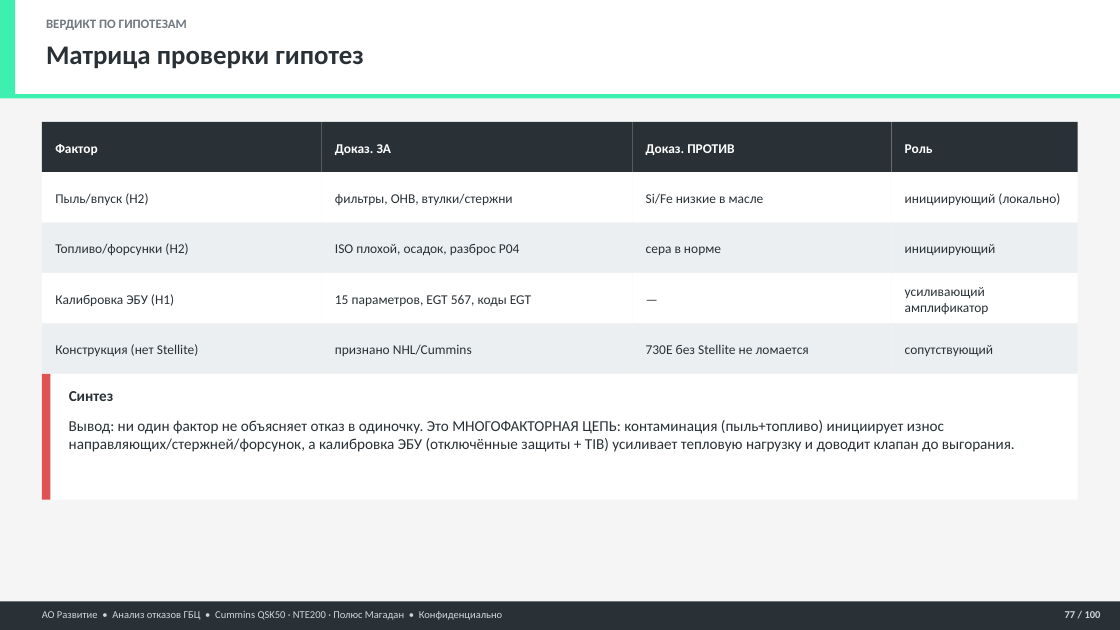
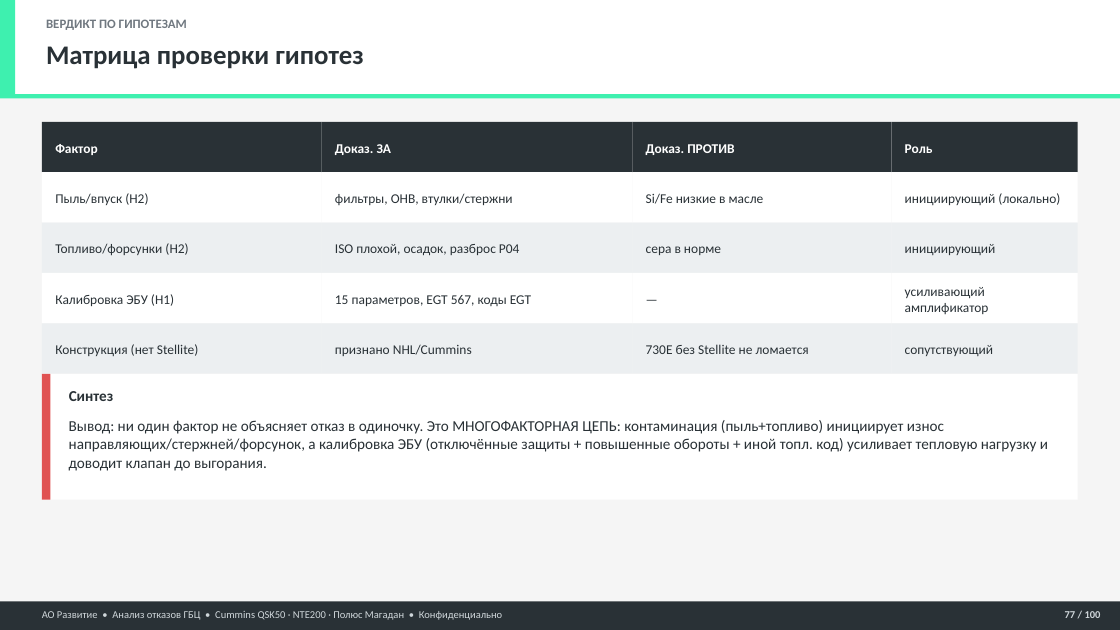
Before and after one commit to victorekuznetsov/NTE200, a slide deck: slide 77 of 05 Отчёты/Презентации/Анализ_ГБЦ_QSK50_NTE200_БОЛЬШОЙ.pptx. Drawn at 1120x630 pixels with LibreOffice and Linux fonts; fonts in the diff are those of the drawing. Boxes give left, top, right and bottom in pixels: in the first picture for what was removed or moved away, otherwise in the second. Text is boxed around its words. In the diff, an @@ line names an element or a change of style, - is before the commit and + after.

```diff
--- a/05 Отчёты/Презентации/Анализ_ГБЦ_QSK50_NTE200_БОЛЬШОЙ.pptx
+++ b/05 Отчёты/Презентации/Анализ_ГБЦ_QSK50_NTE200_БОЛЬШОЙ.pptx
@@ text at box(69, 420, 1048, 471): text changed @@
-Вывод: ни один фактор не объясняет отказ в одиночку. Это МНОГОФАКТОРНАЯ ЦЕПЬ: контаминация (пыль+топливо) инициирует износ направляющих/стержней/форсунок, а калибровка ЭБУ (отключённые защиты + TIB) усиливает тепловую нагрузку и доводит клапан до выгорания.
+Вывод: ни один фактор не объясняет отказ в одиночку. Это МНОГОФАКТОРНАЯ ЦЕПЬ: контаминация (пыль+топливо) инициирует износ направляющих/стержней/форсунок, а калибровка ЭБУ (отключённые защиты + повышенные обороты + иной топл. код) усиливает тепловую нагрузку и доводит клапан до выгорания.
```
Also in this commit, not shown: 15 other slides changed, 12 other files.
